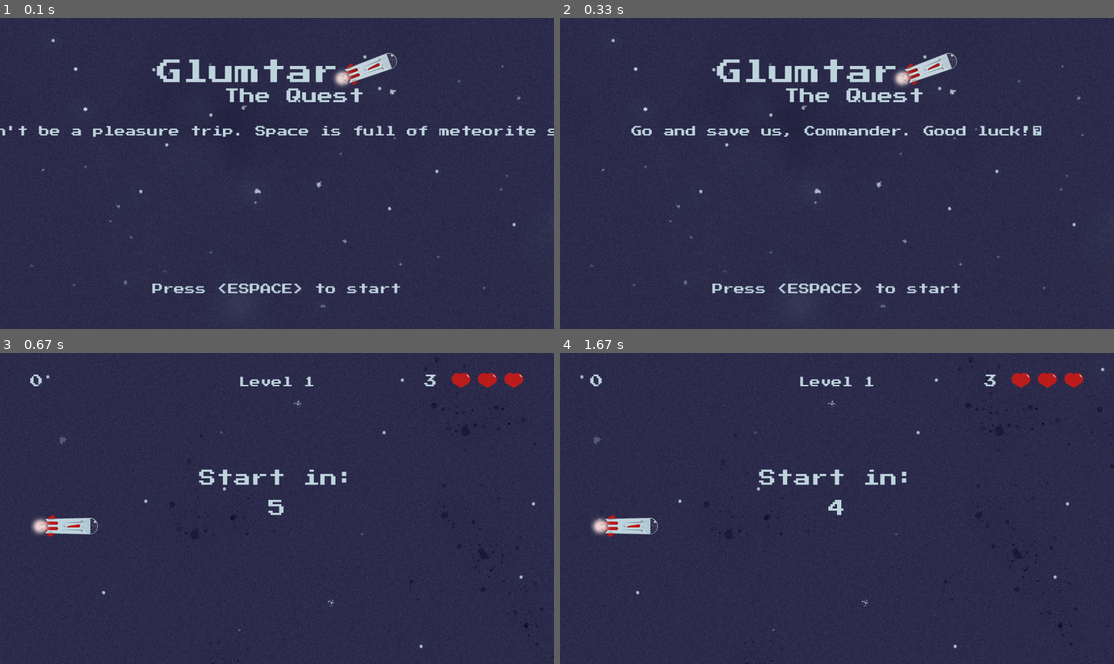
Above: before the commit, frames 1-4 (two rows, left to right).
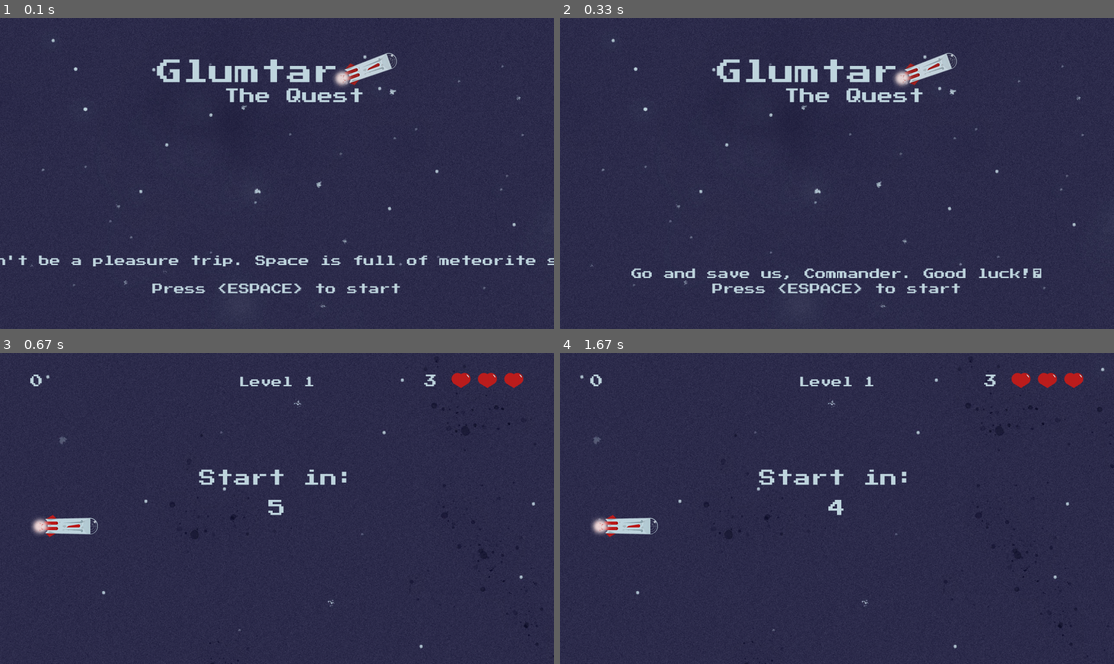
Above: after the commit, the same moments.

Repository: AdrianFSN/proyecto-final-pygame-quest
Game: pygame game, started from main.py
Two runs of this game, one before a commit and one after it. Both use one fixed random seed, a clock stepped at 60 frames per second and the inputs below.
Inputs:
- Up to frame 1 (0.1 s): no input
- Up to frame 2 (0.33 s): no input
- Up to frame 3 (0.67 s): tap Space at 0.33 s
- Up to frame 4 (1.67 s): no input

The runs differ from the first frame. In frame 1, 2.3% of the frame differs, in the area x 0-100%, y 34-80%; in frame 2, 1.9%; in frame 3, nothing differs; in frame 4, nothing differs.

Commit message:
chore: el blit de instrucciones me pinta hasta la última línea, pero me borra las anteriores

Diff:
--- a/glumtar/scenes.py
+++ b/glumtar/scenes.py
@@ -82,8 +82,8 @@
             self.add_escape_message()
             # self.draw_instructions(self.instructions_texts[0])
             self.read_instructions()
-            self.screen.blit(self.instructions_render, ((
-                self.instructions_posX - self.instructions_render.get_width())/2, self.instructions_posY))
+            # self.screen.blit(self.instructions_render, ((
+            #    self.instructions_posX - self.instructions_render.get_width())/2, self.instructions_posY))
 
             pygame.display.flip()
 
@@ -105,6 +105,10 @@
                 self.instructions_render = self.font_style.render(
                     reader[self.cursor], True, COLUMBIA_BLUE)
                 self.cursor += 1
+                self.instructions_posY += FONT_SIZE
+            print(f"Este es el reader {reader}")
+            self.screen.blit(self.instructions_render, ((
+                self.instructions_posX - self.instructions_render.get_width())/2, self.instructions_posY))
             """ i = 0
             for line in lines:
                 if i in range(0, 7):
